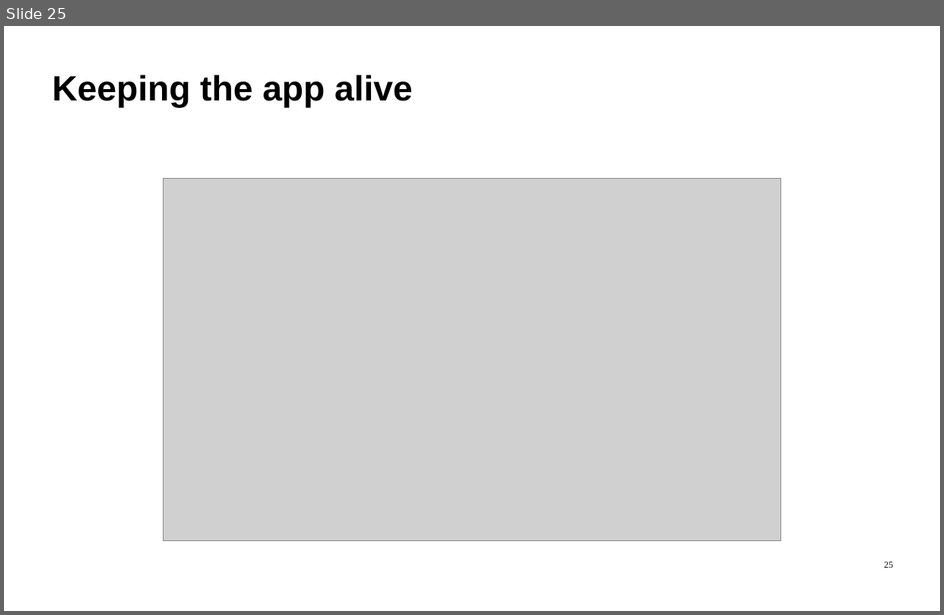
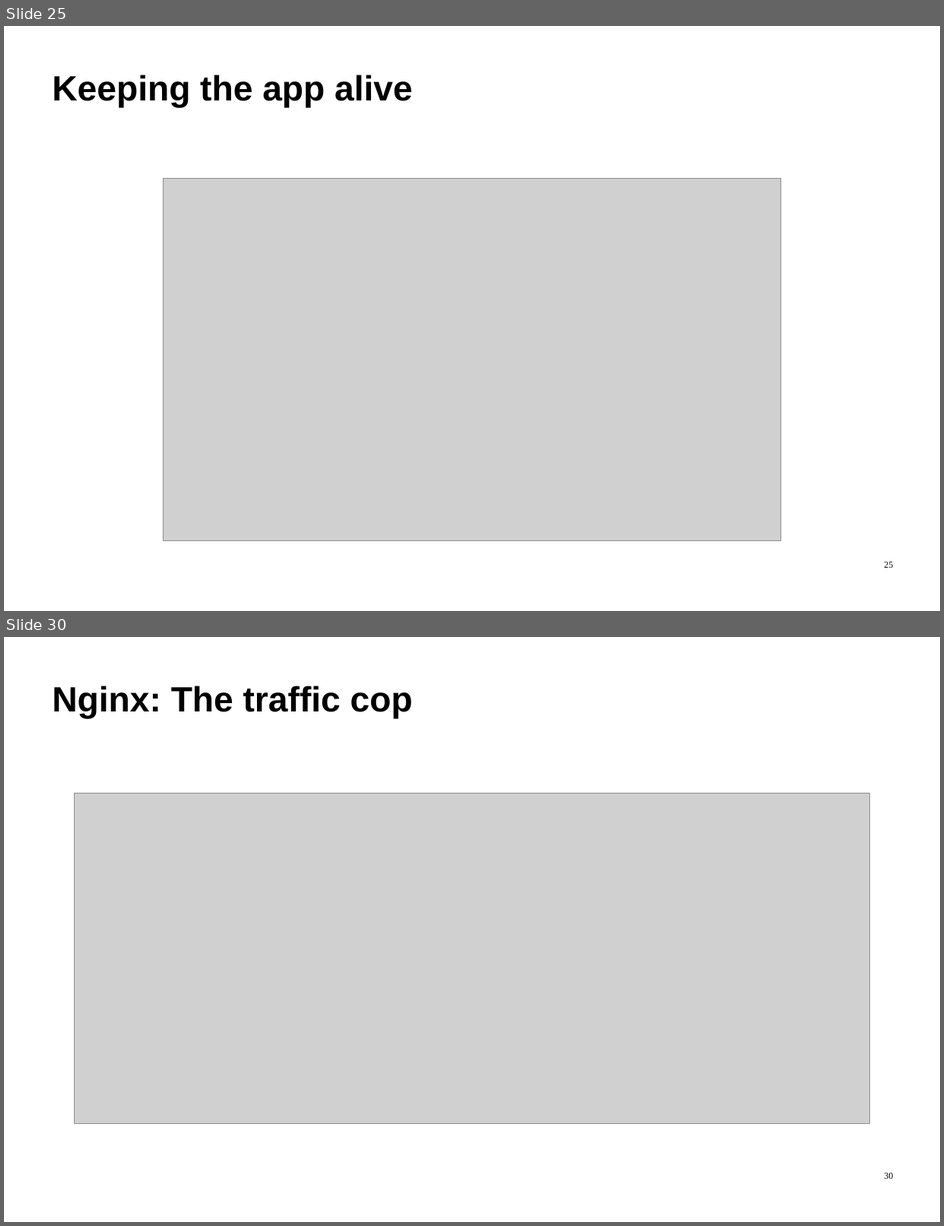
Before and after one commit to ImadSaddik/FullStackDeploymentHandbook, a slide deck: course-assets/slides/full_stack_deployment_guide.odp. Shown one above the other, each under a label of ours: slide 25 before the commit, slides 25 and 30 after it; the slides between them are not shown. The pictures are 944x615 and 944x1226 pixels, drawn with LibreOffice and Linux fonts; fonts in the diff are those of the drawing; grey boxes stand for pictures. Boxes give left, top, right and bottom in pixels: in the first picture for what was removed or moved away, otherwise in the second. Text is boxed around its words. In the diff, an @@ line names an element or a change of style, - is before the commit and + after.

```diff
--- a/course-assets/slides/full_stack_deployment_guide.odp
+++ b/course-assets/slides/full_stack_deployment_guide.odp
@@ slide 30 added at (x1=4, y1=637, x2=940, y2=1222), background #FFFFFF @@
@@ text added at (x1=52, y1=686, x2=413, y2=718), 54 pt, text #000000, bold @@
+Nginx: The traffic cop
@@ picture added at (x1=74, y1=794, x2=870, y2=1123) @@
@@ page number added at (x1=884, y1=1173, x2=893, y2=1179), 14 pt, text #000000 @@
+30
```
Also in this commit, not shown: 4 other slides added, 1 other file.
